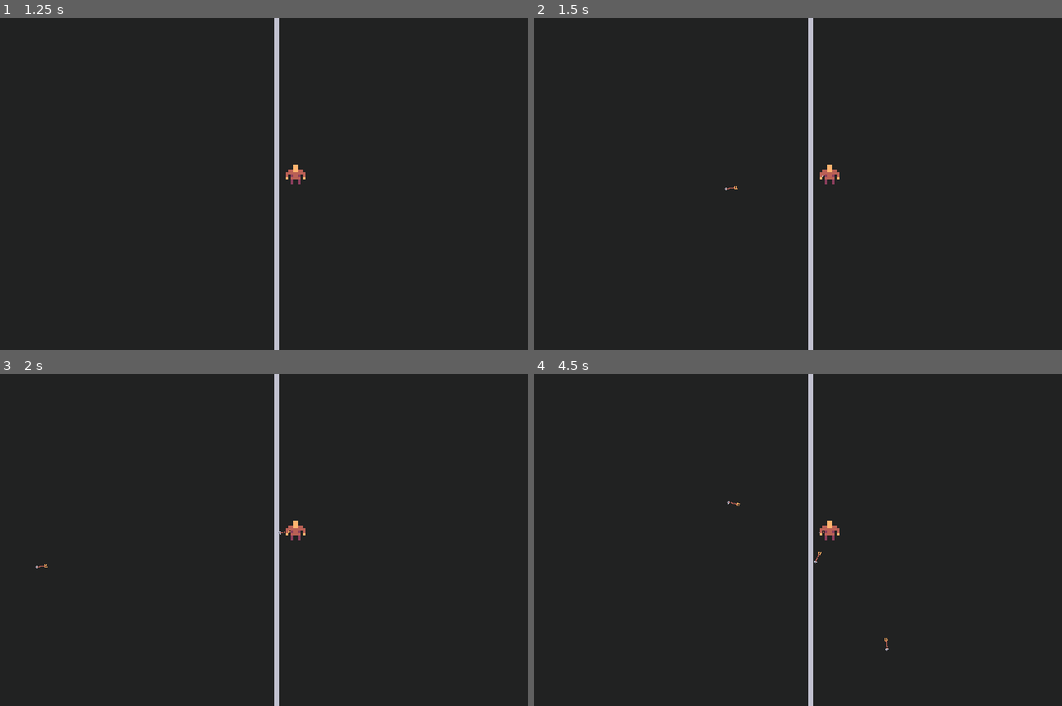
Above: before the commit, frames 1-4 (two rows, left to right).
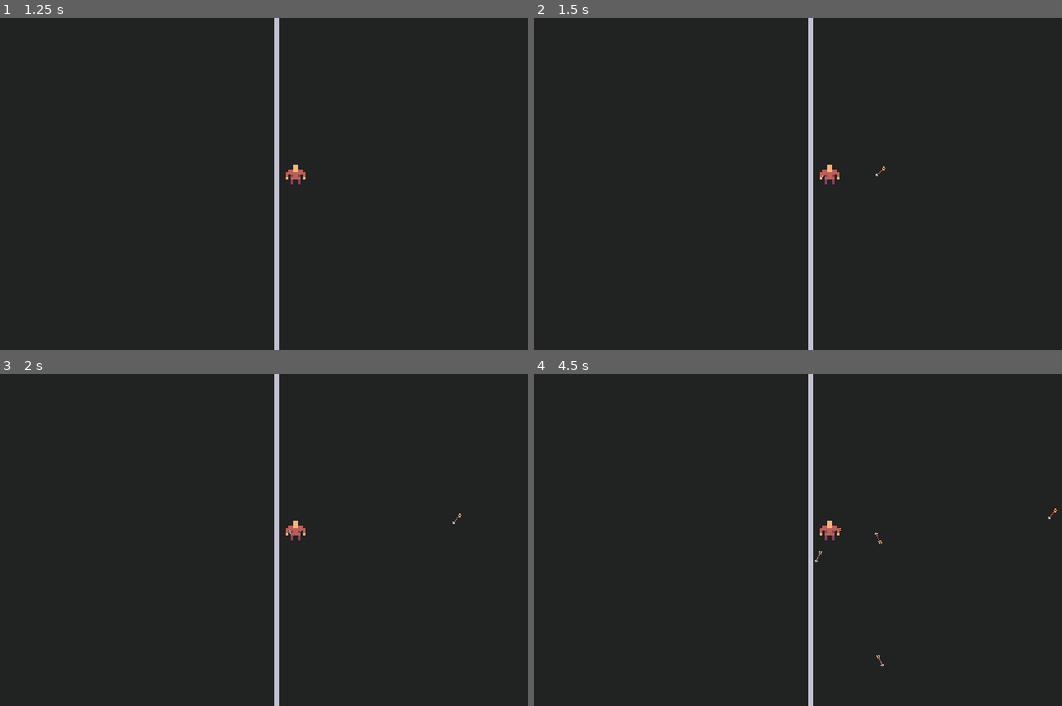
Above: after the commit, the same moments.

Repository: Ariorick/ArcherGame
Game: Godot game, scene res://src/Main.tscn
Same seed, same stepped clock (60 frames per second), same inputs: the game is played once before the commit and once after it.
Inputs (mouse positions are in pixels of both pictures, inside the frame that each line leads up to):
- Up to frame 1 (1.25 s): tap Enter at 0.5 s; move the mouse to (427, 167) at 0.52 s; press the mouse at (427, 167) at 0.53 s; hold K (attack_right) from 0.53 s (still down)
- Up to frame 2 (1.5 s): tap Space (dash) at 1.25 s; move the mouse to (713, 200) at 1.27 s; release K (attack_right) at 1.28 s; release the mouse at (713, 200) at 1.28 s; hold J (attack_down) from 1.28 s (still down); click (713, 200) at 1.35 s
- Up to frame 3 (2 s): keep holding J (attack_down)
- Up to frame 4 (4.5 s): tap Enter at 2, 3.5 s; move the mouse to (887, 466) at 2.02 s; release J (attack_down) at 2.03 s; press the mouse at (887, 466) at 2.03 s; hold K (attack_right) 2.03-2.78 s; tap Space (dash) at 2.1, 2.75, 4.35 s; move the mouse to (798, 606) at 2.77 s; release the mouse at (798, 606) at 2.78 s; hold U (attack_up) 2.78-3.53 s; click (798, 606) at 2.85 s; move the mouse to (1009, 589) at 3.52 s; press the mouse at (1009, 589) at 3.53 s; hold H (attack_left) from 3.53 s (still down); move the mouse to (650, 490) at 4.27 s; release the mouse at (650, 490) at 4.28 s

Frame 1 is identical in both runs. In frame 2, less than 0.1% of the frame differs, in the area x 36-67%, y 44-52%; in frame 3, less than 0.1%; in frame 4, less than 0.1%, in the area x 36-100%, y 38-89%.

Commit message:
minor changes

Diff:
--- a/assets/TileSet.tres
+++ b/assets/TileSet.tres
@@ -12,10 +12,10 @@
 points = PoolVector2Array( 0, 0, 8, 0, 8, 8, 0, 8 )
 
 [sub_resource type="ConvexPolygonShape2D" id=4]
-points = PoolVector2Array( 8, 0, 8, 0, 8, 8, 8, 8 )
+points = PoolVector2Array( 5.95598, 0, 8, 0, 8, 8, 5.95598, 8 )
 
 [sub_resource type="ConvexPolygonShape2D" id=5]
-points = PoolVector2Array( 0, 0, 0, 0, 0, 8, 0, 8 )
+points = PoolVector2Array( 0, 0, 2.44939, 0, 2.22507, 8, 0, 8 )
 
 [sub_resource type="ConvexPolygonShape2D" id=6]
 points = PoolVector2Array( 0, 0, 8, 0, 8, 8, 0, 8 )
--- a/src/Enemy/Enemy.gd
+++ b/src/Enemy/Enemy.gd
@@ -7,7 +7,9 @@
 
 var conditions_changed = true
 
-var hitpoints
+# init this in _on_ready()
+var tag: String
+var hitpoints: int
 
 # override this
 func _on_take_damage():
@@ -54,10 +56,11 @@
 	if body is Arrow:
 		var arrow_velocity = body.linear_velocity.length()
 		if arrow_velocity > 100:
-			print("rat got ",  arrow_velocity, " damage")
-			hitpoints -= arrow_velocity
+			var damage = int(arrow_velocity)
+			print(tag, " got ",  damage, " damage")
+			hitpoints -= damage
 			_on_take_damage()
-			if hitpoints < 0:
+			if hitpoints <= 0:
 				set_modulate(Color(1,1,1,0.5))
 				set_physics_process(false)
 			body.get_stuck($Sprite)
--- a/src/Enemy/Rat/Rat.gd
+++ b/src/Enemy/Rat/Rat.gd
@@ -5,7 +5,8 @@
 var action: Action
 
 func _ready():
-	hitpoints = 700
+	tag = "Rat"
+	hitpoints = 300
 	connect_signals($Vision, $AttackArea, $DamageDetector)
 
 func _on_take_damage():
--- a/src/Enemy/Rat/SpreadAndFollowAction.gd
+++ b/src/Enemy/Rat/SpreadAndFollowAction.gd
@@ -1,7 +1,7 @@
 extends Action
 class_name SpreadAndFollowAction
 
-const SPEED = 90  # speed in pixels/sec
+const SPEED = 70  # speed in pixels/sec
 
 var target: Node2D
 var other_enemies: Array
--- a/src/Enemy/Skeleton/FollowTargetAction.gd
+++ b/src/Enemy/Skeleton/FollowTargetAction.gd
@@ -1,7 +1,7 @@
 extends Action
 class_name FollowTargetAction
 
-const SPEED = 70  # speed in pixels/sec
+const SPEED = 50  # speed in pixels/sec
 
 var target: Node2D
 
--- a/src/Enemy/Skeleton/Skeleton.gd
+++ b/src/Enemy/Skeleton/Skeleton.gd
@@ -4,7 +4,8 @@
 var action: Action
 
 func _ready():
-	hitpoints = 2000
+	tag = "Skeleton"
+	hitpoints = 700
 	connect_signals($Vision, $AttackArea, $DamageDetector)
 
 func _on_take_damage():
--- a/src/Main.tscn
+++ b/src/Main.tscn
@@ -17,7 +17,7 @@
 tile_data = PoolIntArray( -393218, 0, 0, -393217, 1, 0, -458752, 1, 0, -458751, 1, 0, -458750, 1, 0, -458749, 1, 0, -45 …(1661 unchanged characters)…
 
 [node name="Rat" parent="TileMap" instance=ExtResource( 4 )]
-position = Vector2( 125.976, 111.346 )
+position = Vector2( 181.653, 111.346 )
 
 [node name="Rat2" parent="TileMap" instance=ExtResource( 4 )]
 position = Vector2( 152.387, -8.41927 )
--- a/src/Player.gd
+++ b/src/Player.gd
@@ -10,6 +10,7 @@
 const DASH_SPEED = 300
 const ARROW_MAX_VELOCITY = 400
 const HOLD_MAX_TIME = 1000.0
+const AIMING_MOVEMENT_SPEED_MODIFIER = 0.2
 
 var last_dash_time = -10000
 var dash_direction: Vector2
@@ -20,6 +21,14 @@
 var movement_speed_decreasing := 0.0
 var current_velocity := Vector2()
 
+var action: int
+enum {
+	NONE,
+	DASH,
+	AIM,
+	PULL
+}
+
 func _on_DamageDetector_body_entered(body: PhysicsBody2D):
 	if body.is_in_group("enemies"):
 		take_damage()
@@ -28,8 +37,8 @@
 	$ColorAnimationPlayer.play("EnemyTakeDamage")
 
 func _physics_process(delta):
+	attack()
 	move()
-	attack()
 
 func move():
 	current_velocity = Vector2()
@@ -92,7 +101,9 @@
 	current_velocity = move_and_slide(velocity)
 
 func walk(direction: Vector2):
-	var velocity = direction * SPEED * max(1 - movement_speed_decreasing, 0.2)
+	var velocity = direction * SPEED
+	if is_aiming:
+		velocity *= AIMING_MOVEMENT_SPEED_MODIFIER
 	$AnimationPlayer.play("Walk")
 	$StepParticles/Left.emitting = true
 	$StepParticles/Right.emitting = true
@@ -104,9 +115,3 @@
 		Input.get_action_strength('right') - Input.get_action_strength('left'),
 		Input.get_action_strength('down') - Input.get_action_strength('up')
 	).normalized()
-
-func get_attack_direction() -> Vector2:
-	return Vector2(
-		Input.get_action_strength("attack_right") - Input.get_action_strength("attack_left"),
-		Input.get_action_strength("attack_down") - Input.get_action_strength("attack_up")
-	).normalized()
--- a/src/Weapons/Arrow.gd
+++ b/src/Weapons/Arrow.gd
@@ -31,11 +31,14 @@
 	pass # Replace with function body.
 
 func _integrate_forces(state):
+	if started:
+		visible = true
+
 	if not started:
 		started = true
 		state.transform = Transform2D(initial_angle + PI/4, initial_position)
-		visible = true
 
 	if need_to_reset_position:
 		state.transform = Transform2D(initial_angle + PI/4, Vector2())
+#		mode = MODE_STATIC
 		need_to_reset_position = false
